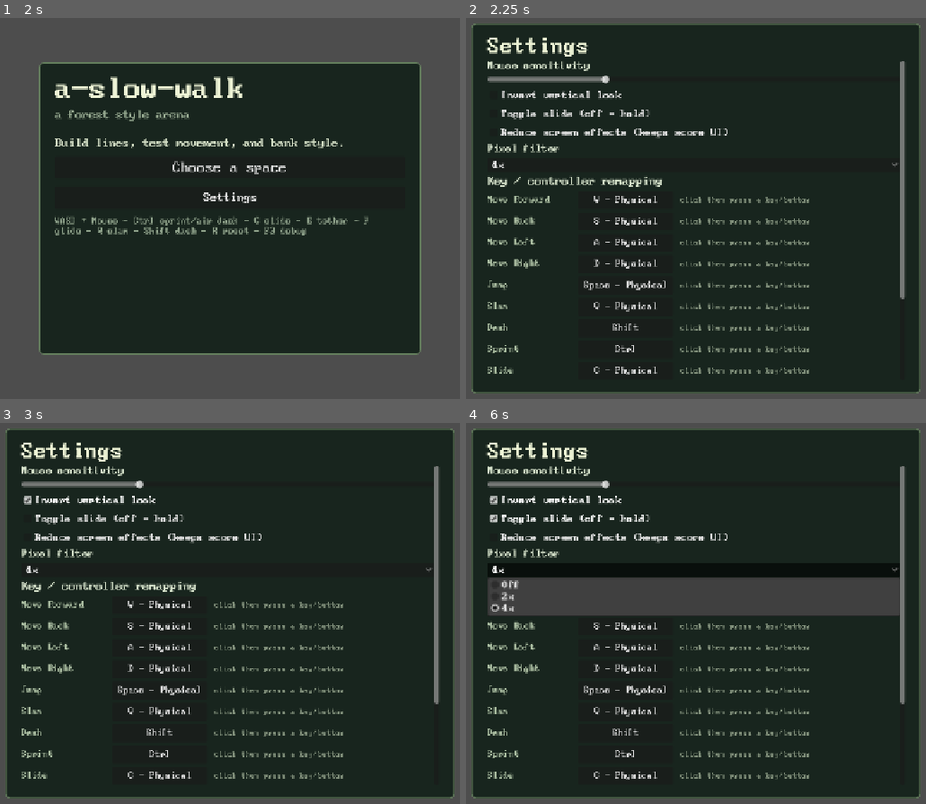
Above: before the commit, frames 1-4 (two rows, left to right).
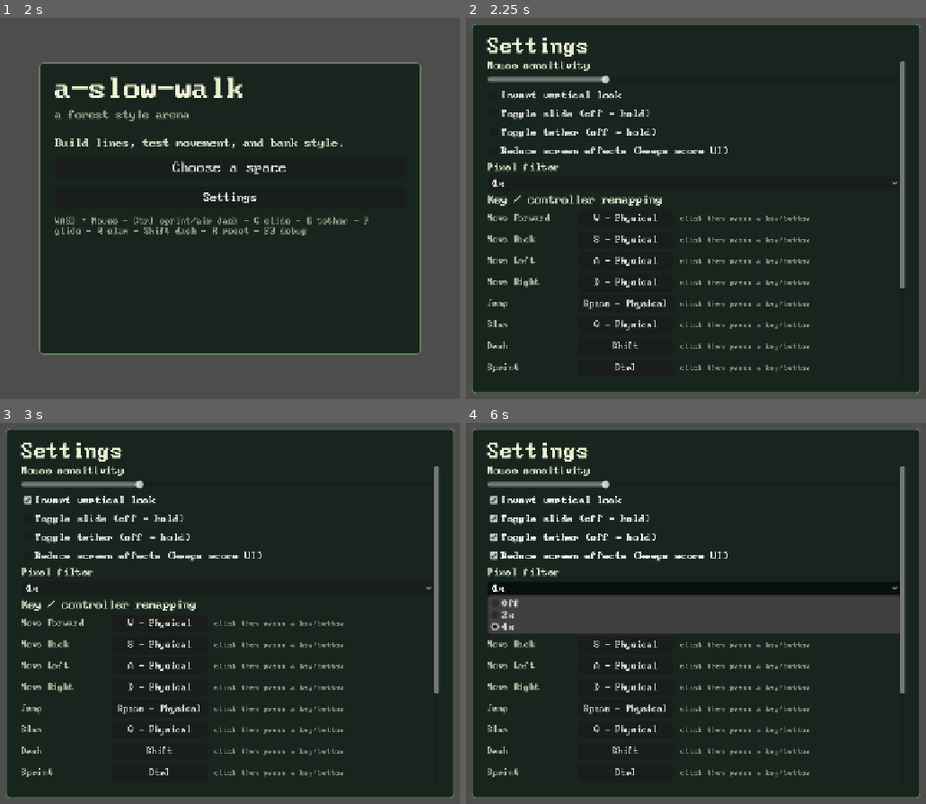
Above: after the commit, the same moments.

Repository: gongahkia/hot-cross-buns
Game: Godot game, scene res://scenes/main.tscn
Two runs of this game, one before a commit and one after it. Both use one fixed random seed, a clock stepped at 60 frames per second and the inputs below.
Inputs (mouse positions are in pixels of both pictures, inside the frame that each line leads up to):
- Up to frame 1 (2 s): click "Choose a space" at 0.5 s; click "Back" at 1.25 s
- Up to frame 2 (2.25 s): click "Settings" at 2 s
- Up to frame 3 (3 s): click "Invert vertical look" at 2.75 s
- Up to frame 4 (6 s): click "Toggle slide (off = hold)" at 3.5 s; click "Reduce screen effects (keeps …" at 4.25 s; click (696, 537) at 5 s, where only the run after the commit has a clickable "Toggle tether (off = hold)"; click "4x" at 5.75 s

Frame 1 is identical in both runs. In frame 2, 6.7% of the frame differs, in the area x 4-96%, y 29-94%; in frame 3, 6.7%; in frame 4, 13%.

Commit message:
configurationfinetunedandfinished

Diff:
--- a/scripts/main.gd
+++ b/scripts/main.gd
@@ -1233,6 +1233,14 @@
 		Settings.save_settings()
 	)
 	content.add_child(slide_mode)
+	var tether_mode := CheckBox.new()
+	tether_mode.text = "Toggle tether (off = hold)"
+	tether_mode.button_pressed = Settings.tether_toggle
+	tether_mode.toggled.connect(func(value: bool):
+		Settings.tether_toggle = value
+		Settings.save_settings()
+	)
+	content.add_child(tether_mode)
 	var reduced_effects := CheckBox.new()
 	reduced_effects.text = "Reduce screen effects (keeps score UI)"
 	reduced_effects.button_pressed = Settings.reduce_screen_effects
--- a/scripts/player.gd
+++ b/scripts/player.gd
@@ -121,8 +121,13 @@
 		last_wall_jump_collider_id = 0
 	else:
 		coyote_timer = max(coyote_timer - delta, 0.0)
-	if Input.is_action_just_pressed("grapple"):
+	var tether_toggle := _tether_toggle_enabled()
+	if not is_grappling and (Input.is_action_just_pressed("grapple") if tether_toggle else Input.is_action_pressed("grapple")):
 		_try_grapple()
+	elif is_grappling and tether_toggle and Input.is_action_just_pressed("grapple"):
+		_stop_grapple()
+	elif is_grappling and not tether_toggle and Input.is_action_just_released("grapple"):
+		_stop_grapple(true)
 	if is_grappling and Input.is_action_just_pressed("jump"):
 		_stop_grapple(true)
 	if Input.is_action_just_pressed("jump"):
@@ -339,6 +344,10 @@
 func _settings() -> Node:
 	return get_node_or_null("/root/Settings")
 
+func _tether_toggle_enabled() -> bool:
+	var app_settings := _settings()
+	return bool(app_settings.get("tether_toggle")) if app_settings else false
+
 func _play_sfx(kind: String) -> void:
 	var audio := get_node_or_null("/root/Audio")
 	if audio:
--- a/scripts/settings.gd
+++ b/scripts/settings.gd
@@ -11,6 +11,7 @@
 var mouse_sensitivity := 0.0022
 var invert_y := false
 var slide_toggle := false
+var tether_toggle := false
 var master_volume := 0.8
 var ambient_volume := 0.55
 var sfx_volume := 0.75
@@ -50,6 +51,7 @@
 	mouse_sensitivity = float(parsed.get("mouse_sensitivity", mouse_sensitivity))
 	invert_y = bool(parsed.get("invert_y", invert_y))
 	slide_toggle = bool(parsed.get("slide_toggle", slide_toggle))
+	tether_toggle = bool(parsed.get("tether_toggle", tether_toggle))
 	master_volume = float(parsed.get("master_volume", master_volume))
 	ambient_volume = float(parsed.get("ambient_volume", ambient_volume))
 	sfx_volume = float(parsed.get("sfx_volume", sfx_volume))
@@ -67,6 +69,7 @@
 		"mouse_sensitivity": mouse_sensitivity,
 		"invert_y": invert_y,
 		"slide_toggle": slide_toggle,
+		"tether_toggle": tether_toggle,
 		"master_volume": master_volume,
 		"ambient_volume": ambient_volume,
 		"sfx_volume": sfx_volume,
--- a/scripts/smoke_test.gd
+++ b/scripts/smoke_test.gd
@@ -108,6 +108,12 @@
 	assert(decay_combo.last_decay == 0, "new combo did not stop style decay")
 
 	var sandbox_player: Variant = main.player
+	var original_tether_toggle := bool(app_settings.get("tether_toggle"))
+	app_settings.set("tether_toggle", false)
+	assert(not sandbox_player._tether_toggle_enabled(), "hold tether setting missing")
+	app_settings.set("tether_toggle", true)
+	assert(sandbox_player._tether_toggle_enabled(), "toggle tether setting missing")
+	app_settings.set("tether_toggle", original_tether_toggle)
 	sandbox_player.is_sliding = false
 	sandbox_player.velocity = Vector3(0.0, 0.0, -10.0)
 	Input.action_press("sprint")
